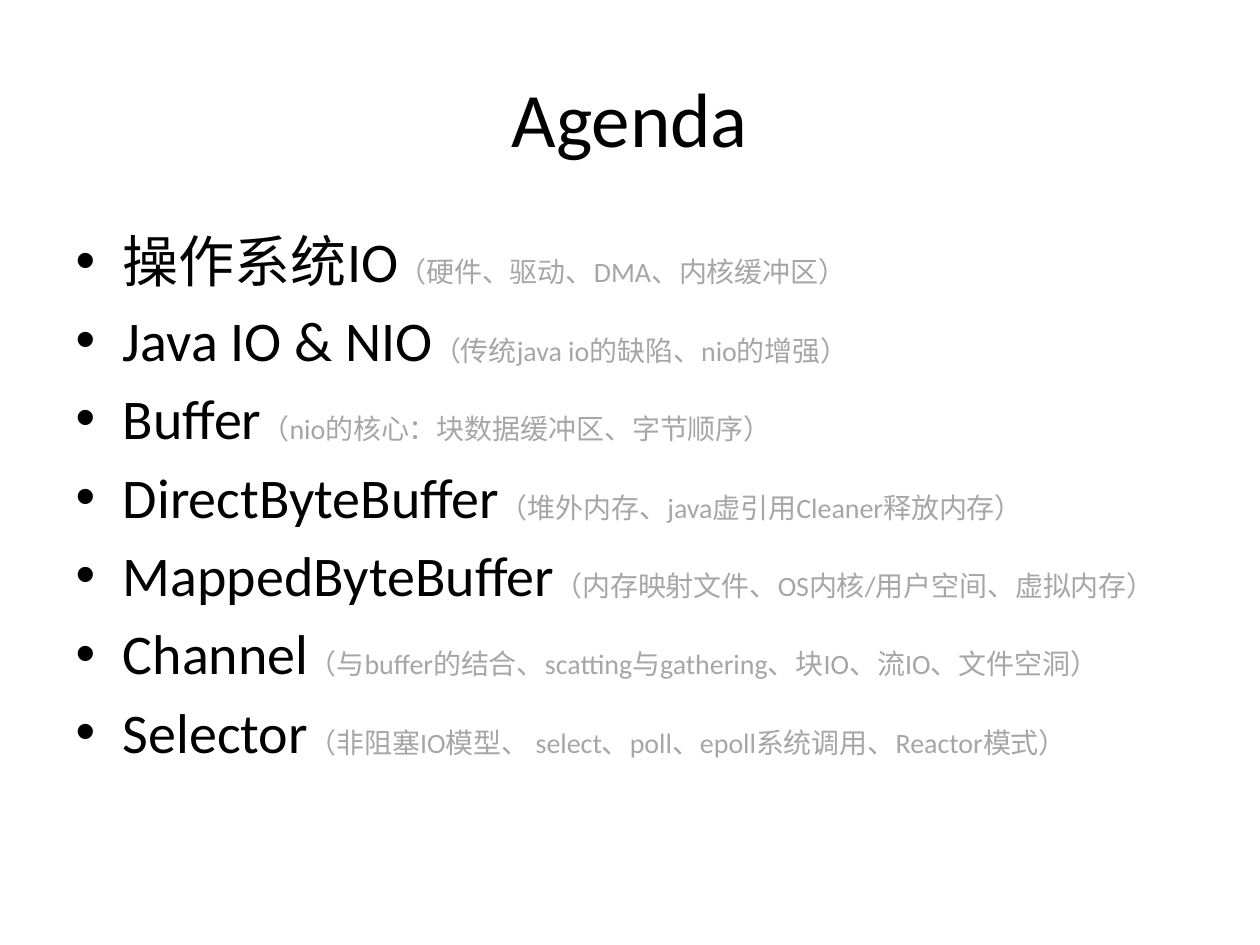
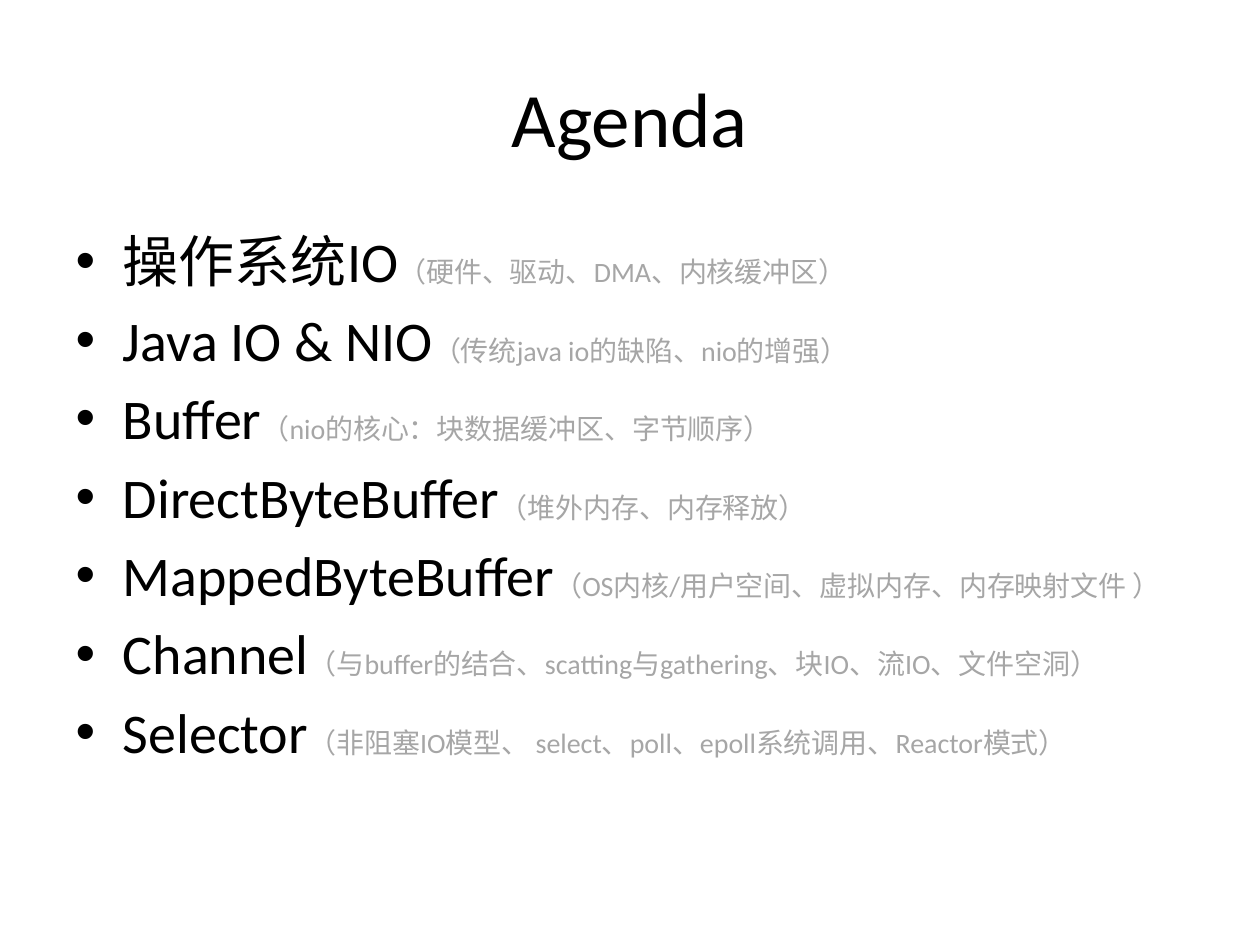
Before and after one commit to guhanjie/Knowledge-sharing, a slide deck: slide 2 of 扒一扒Java IO那些事儿.pptx. Drawn at 1260x945 pixels with LibreOffice and Linux fonts; fonts in the diff are those of the drawing. Boxes give left, top, right and bottom in pixels: in the first picture for what was removed or moved away, otherwise in the second. Text is boxed around its words. In the diff, an @@ line names an element or a change of style, - is before the commit and + after.

```diff
--- a/扒一扒Java IO那些事儿.pptx
+++ b/扒一扒Java IO那些事儿.pptx
@@ text at (x1=123, y1=479, x2=1126, y2=605): text changed @@
-• DirectByteBuffer（堆外内存、java虚引用Cleaner释放内存）
-• MappedByteBuffer（内存映射文件、OS内核/用户空间、虚拟内存）
+• DirectByteBuffer（堆外内存、内存释放）
+• MappedByteBuffer（OS内核/用户空间、虚拟内存、内存映射文件 ）
```
Also in this commit, not shown: 8 other slides changed, 7 slides added, 1 slide removed.
